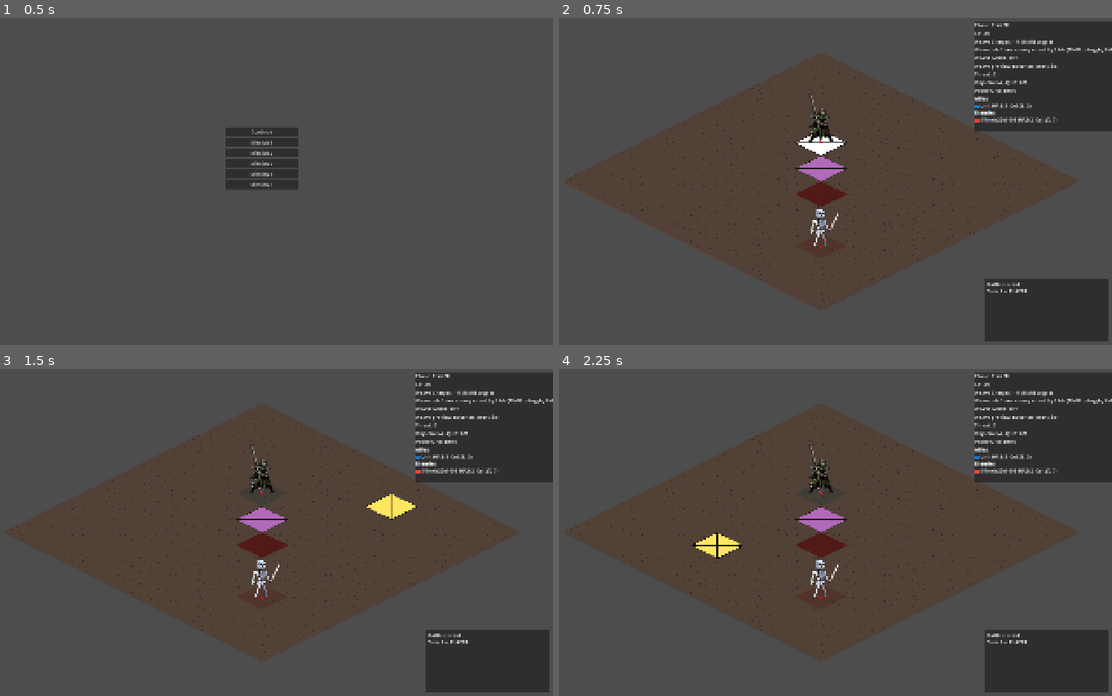
Above: before the commit, frames 1-4 (two rows, left to right).
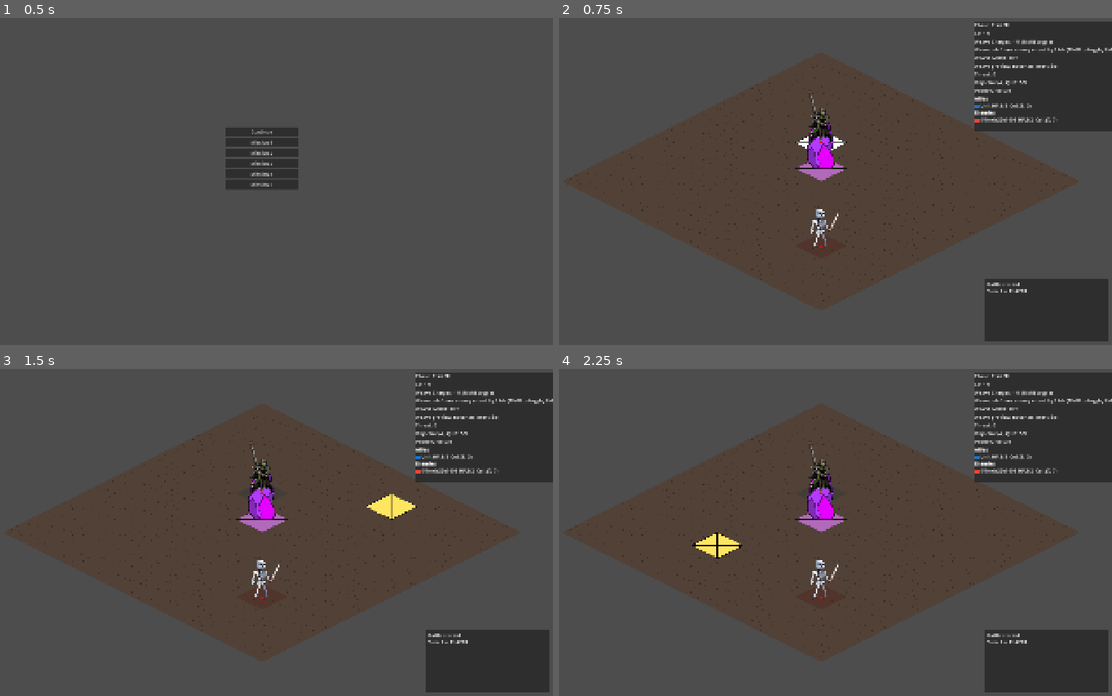
Above: after the commit, the same moments.

Repository: Nick-labs/TGS
Game: Godot game, scene res://scenes/ui/MainMenu.tscn
Two runs of this game, one before a commit and one after it. Both use one fixed random seed, a clock stepped at 60 frames per second and the inputs below.
Inputs (mouse positions are in pixels of both pictures, inside the frame that each line leads up to):
- Up to frame 1 (0.5 s): no input
- Up to frame 2 (0.75 s): click "Continue" at 0.5 s
- Up to frame 3 (1.5 s): tap Enter at 1.25 s; move the mouse to (392, 516) at 1.27 s; click (392, 516) at 1.42 s
- Up to frame 4 (2.25 s): tap Space at 2 s; move the mouse to (702, 548) at 2.02 s; click (702, 548) at 2.17 s

Frame 1 is identical in both runs. In frame 2, 0.9% of the frame differs, in the area x 42-85%, y 4-58%; in frame 3, 0.8%; in frame 4, 0.8%.

Commit message:
z-index in progress

Diff:
--- a/scenes/map/Battle.tscn
+++ b/scenes/map/Battle.tscn
@@ -6,6 +6,7 @@
 [ext_resource type="PackedScene" uid="uid://fjfypem676ux" path="res://scenes/map/HoverHighlight.tscn" id="3_evht8"]
 [ext_resource type="PackedScene" uid="uid://ugx057ox1nbc" path="res://scenes/map/SelectedHighlight.tscn" id="4_42qa6"]
 [ext_resource type="PackedScene" uid="uid://dllgqhansefun" path="res://scenes/systems/UnitManager.tscn" id="5_37gw2"]
+[ext_resource type="Texture2D" uid="uid://1l33ry3hk7ln" path="res://assets/sprites/objects/crystall.png" id="6_1mbps"]
 [ext_resource type="PackedScene" uid="uid://doq3grqn21nm" path="res://scenes/systems/MovementSystem.tscn" id="7_nkest"]
 [ext_resource type="PackedScene" uid="uid://drefvpa3kq01x" path="res://scenes/systems/BattleManager.tscn" id="7_yyk6v"]
 [ext_resource type="Script" uid="uid://cqpqrnkb8cesx" path="res://scripts/systems/TurnManager.gd" id="9_turn"]
@@ -33,7 +34,7 @@
 
 [node name="HoverHighlight" parent="GridRoot/Grid" unique_id=1336704194 instance=ExtResource("3_evht8")]
 visible = false
-z_index = 101
+z_index = 0
 
 [node name="SelectedHighlight" parent="GridRoot/Grid" unique_id=475252442 instance=ExtResource("4_42qa6")]
 visible = false
@@ -45,6 +46,12 @@
 [node name="Sprite2D" type="Sprite2D" parent="GridRoot/Grid/ObjectiveMarker" unique_id=1532770609]
 modulate = Color(0.9, 0.5, 1, 0.65)
 texture = ExtResource("15_objtex")
+
+[node name="Crystall" type="Sprite2D" parent="GridRoot/Grid/ObjectiveMarker" unique_id=490429754]
+texture_filter = 1
+position = Vector2(0, -59)
+scale = Vector2(2, 2)
+texture = ExtResource("6_1mbps")
 
 [node name="UnitManager" parent="GridRoot" unique_id=188568835 node_paths=PackedStringArray("grid", "units_parent") instance=ExtResource("5_37gw2")]
 grid = NodePath("../Grid")
--- a/scenes/units/Unit.tscn
+++ b/scenes/units/Unit.tscn
@@ -1,19 +1,13 @@
 [gd_scene format=3 uid="uid://bjjdl7mbr7hbx"]
 
 [ext_resource type="Script" uid="uid://be4j5ufpusgsw" path="res://scripts/units/Unit.gd" id="1_e3b5r"]
-[ext_resource type="Texture2D" uid="uid://qk2jan01ound" path="res://assets/sprites/units/TestUnit.png" id="2_gocqw"]
-[ext_resource type="Script" uid="uid://camfew5bskqqn" path="res://scripts/actions/PushAttackAction.gd" id="2_nlg77"]
-
-[sub_resource type="Resource" id="Resource_ty2l4"]
-script = ExtResource("2_nlg77")
-metadata/_custom_type_script = "uid://camfew5bskqqn"
+[ext_resource type="Texture2D" uid="uid://b5js87ab2wlwf" path="res://assets/sprites/units/NoUnitSprite.png" id="2_gocqw"]
 
 [node name="Unit" type="Node2D" unique_id=2057550720]
 z_index = 1000
 script = ExtResource("1_e3b5r")
-action = SubResource("Resource_ty2l4")
 
 [node name="Visual" type="Node2D" parent="." unique_id=1910740710]
 
-[node name="Sprite2D" type="Sprite2D" parent="Visual" unique_id=232849256]
+[node name="NoUnitSprite" type="Sprite2D" parent="Visual" unique_id=772386962]
 texture = ExtResource("2_gocqw")
--- a/scripts/map/Grid.gd
+++ b/scripts/map/Grid.gd
@@ -61,6 +61,7 @@
 		return
 	$HoverHighlight.visible = true
 	$HoverHighlight.position = tile.position
+	$HoverHighlight.z_index = tile.coord.x + tile.coord.y + 1
 
 func hide_hover():
 	$HoverHighlight.visible = false
@@ -71,6 +72,7 @@
 		return
 	$SelectedHighlight.visible = true
 	$SelectedHighlight.position = tile.position
+	$SelectedHighlight.z_index = tile.coord.x + tile.coord.y + 2
 
 func hide_selected():
 	$SelectedHighlight.visible = false
@@ -91,12 +93,13 @@
 		tile.set_state(Tile.State.ACTION_TARGET)
 
 func show_intents(cells: Array[Vector2i]):
-	for cell in cells:
-		var tile := get_tile(cell)
-		if tile == null:
-			continue
-		if tile.state == Tile.State.NORMAL:
-			tile.set_state(Tile.State.INTENT)
+	pass # turned off
+	#for cell in cells:
+		#var tile := get_tile(cell)
+		#if tile == null:
+			#continue
+		#if tile.state == Tile.State.NORMAL:
+			#tile.set_state(Tile.State.INTENT)
 
 func clear_reachable():
 	for tile in tiles.values():
--- a/scripts/map/GridRoot.gd
+++ b/scripts/map/GridRoot.gd
@@ -56,10 +56,10 @@
 		push_error("No mission data")
 
 	environment_manager.objective_cell = mission.objective_cell
-	environment_manager.objective_max_hp = 6
+	environment_manager.objective_max_hp = mission.objective_max_hp
 
-	turn_manager.cp_max = 3
-	turn_manager.threat_growth_per_turn = 1
+	turn_manager.cp_max = mission.cp_max
+	turn_manager.threat_growth_per_turn = mission.threat_growth_per_turn
 
 	for spawn in mission.unit_spawns:
 		print(spawn.unit_data.display_name)
--- a/scripts/map/SelectionController.gd
+++ b/scripts/map/SelectionController.gd
@@ -1,4 +1,4 @@
-extends Node2D
+extends Node
 class_name SelectionController
 
 signal weave_mode_changed(active: bool)
--- a/scripts/systems/EnvironmentManager.gd
+++ b/scripts/systems/EnvironmentManager.gd
@@ -7,8 +7,8 @@
 
 @export var grid: Grid
 @export var objective_marker: Node2D
-@export var objective_cell: Vector2i = Vector2i(8, 1)
-@export var objective_max_hp: int = 6
+@export var objective_cell: Vector2i
+@export var objective_max_hp: int
 
 var objects: Dictionary = {}
 var objective_hp: int = 0
@@ -105,3 +105,4 @@
 	var tile := grid.get_tile(objective_cell)
 	if tile != null:
 		objective_marker.position = tile.position
+		objective_marker.z_index = tile.z_index + 1
--- a/scripts/systems/UnitManager.gd
+++ b/scripts/systems/UnitManager.gd
@@ -16,12 +16,6 @@
 
 func setup_default_battlefield():
 	clear_all_units()
-	#spawn_unit(Vector2i(3, 3), Unit.Team.PLAYER, Unit.Archetype.STRIKER)
-	#spawn_unit(Vector2i(2, 4), Unit.Team.PLAYER, Unit.Archetype.GUARDIAN)
-	#spawn_unit(Vector2i(4, 2), Unit.Team.PLAYER, Unit.Archetype.ARTILLERY)
-	#spawn_unit(Vector2i(7, 7), Unit.Team.ENEMY, Unit.Archetype.BRUTE)
-	#spawn_unit(Vector2i(6, 8), Unit.Team.ENEMY, Unit.Archetype.RAIDER)
-	#spawn_unit(Vector2i(8, 6), Unit.Team.ENEMY, Unit.Archetype.SNIPER)
 	grid.refresh_ownership_visuals()
 
 func clear_all_units():
--- a/scripts/units/Unit.gd
+++ b/scripts/units/Unit.gd
@@ -20,7 +20,7 @@
 	#SNIPER
 #}
 
-@onready var sprite: Sprite2D = $Visual/Sprite2D
+@onready var sprite: Sprite2D = $Visual/NoUnitSprite
 @export var visual_offset: Vector2 = Vector2.ZERO
 
 @export var team: Team = Team.PLAYER:
@@ -107,6 +107,9 @@
 func move_along_path(path: Array[Vector2i]):
 	if is_moving:
 		return
+
+	z_index = cell.x + cell.y - 5
+	print(z_index)
 
 	is_moving = true
 	var tween := create_tween()
Binary file added: assets/sprites/objects/crystall.png
Binary file added: assets/sprites/units/NoUnitSprite.png
Not shown, removed: scripts/dev/run_checks.sh
